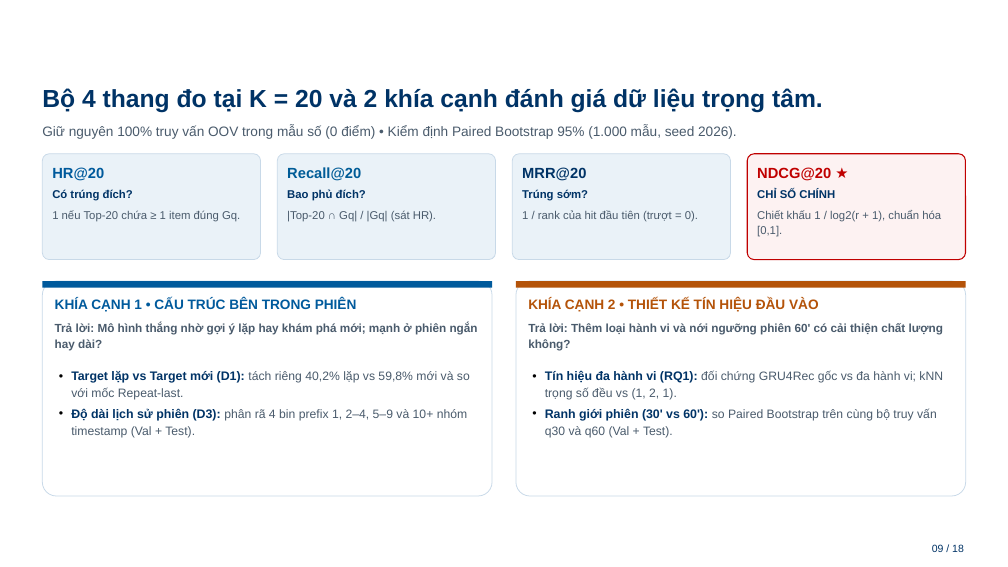
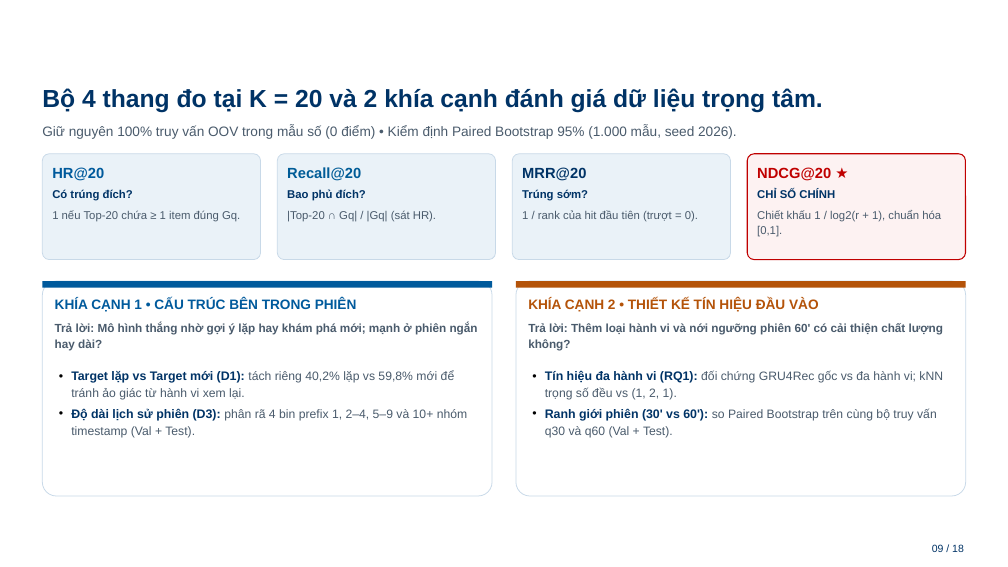
Before and after one commit to Mymark1010/MultiBehavior_Product_Recommendation_System, a slide deck: slide 9 of docs/BAO_CAO_TIEN_DO_PROJECT3_HUST_27_11_v3.pptx. Drawn at 1008x567 pixels with LibreOffice and Linux fonts; fonts in the diff are those of the drawing; background and template pictures are left out. Boxes give left, top, right and bottom in pixels: in the first picture for what was removed or moved away, otherwise in the second. Text is boxed around its words. In the diff, an @@ line names an element or a change of style, - is before the commit and + after.

```diff
--- a/docs/BAO_CAO_TIEN_DO_PROJECT3_HUST_27_11_v3.pptx
+++ b/docs/BAO_CAO_TIEN_DO_PROJECT3_HUST_27_11_v3.pptx
@@ text at [71, 371, 455, 400]: text changed @@
-• Target lặp vs Target mới (D1): tách riêng 40,2% lặp vs 59,8% mới và so với mốc Repeat-last.
+• Target lặp vs Target mới (D1): tách riêng 40,2% lặp vs 59,8% mới để tránh ảo giác từ hành vi xem lại.
```
Also in this commit, not shown: 9 other slides changed, 5 other files.
